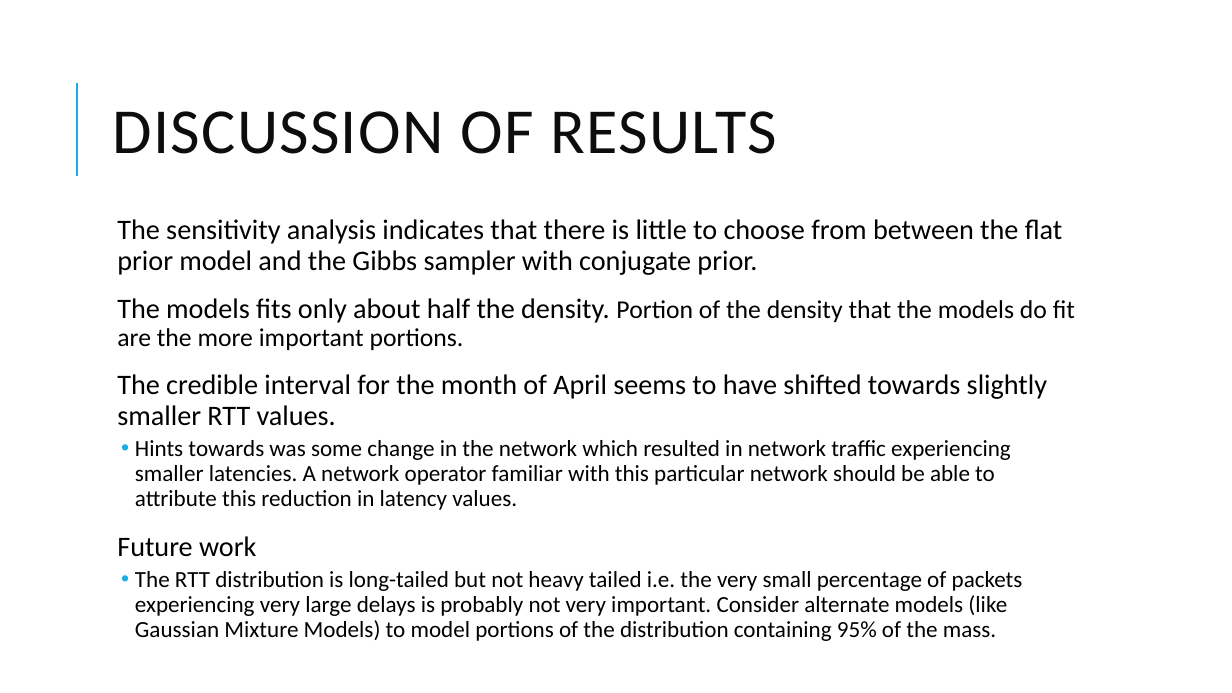
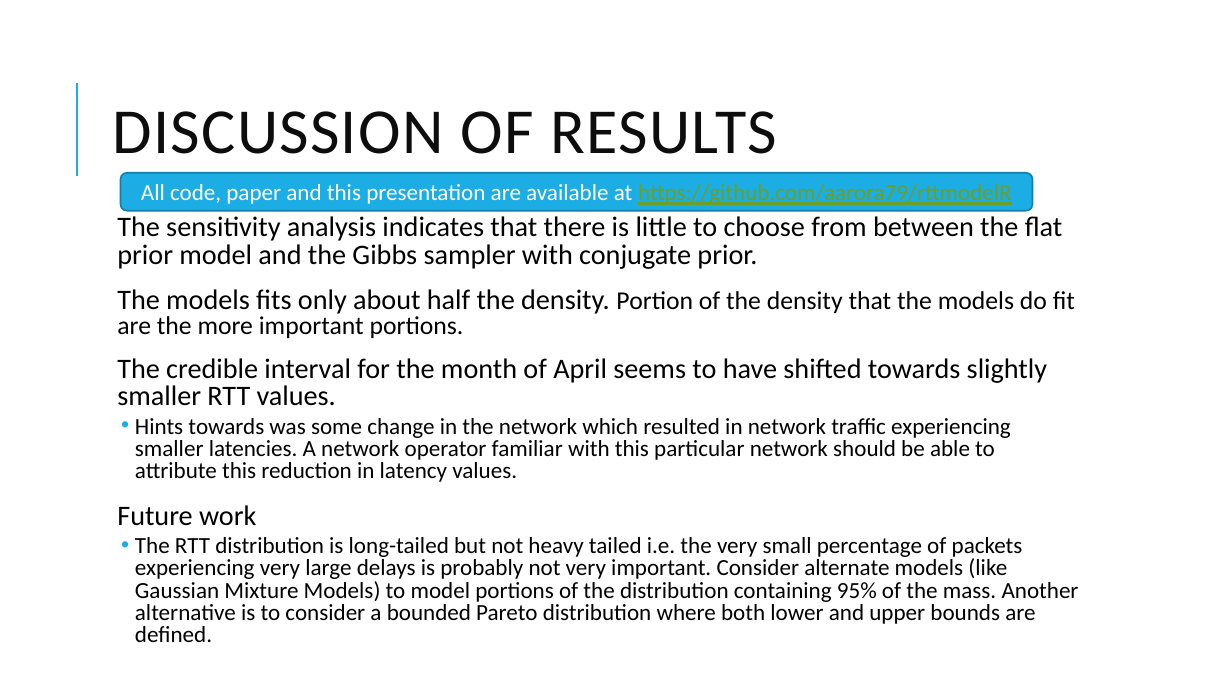
Before and after one commit to aarora79/rttmodelR, a slide deck: slide 11 of Modeling latency in a communication network.pptx. Drawn at 1232x693 pixels with LibreOffice and Linux fonts; fonts in the diff are those of the drawing. Boxes give left, top, right and bottom in pixels: in the first picture for what was removed or moved away, otherwise in the second. Text is boxed around its words. In the diff, an @@ line names an element or a change of style, - is before the commit and + after.

Commit message:
final version of the presentation (T-52 minutes).

```diff
--- a/Modeling latency in a communication network.pptx
+++ b/Modeling latency in a communication network.pptx
@@ rounded rectangle added at [120,173,1032,211], fill #1CADE4, outline #1580A9 1.25 pt, 18 pt, text #FFFFFF @@
+All code, paper and this presentation are available at https://github.com/aarora79/rttmodelR
@@ text at [117,216,1075,526]: line spacing 0.9 to 0.8 @@
@@ text at [135,537,1079,642]: text changed @@
-  • The RTT distribution is long-tailed but not heavy tailed i.e. the very small percentage of packets experiencing very large delays is probably not very important. Consider alternate models (like Gaussian Mixture Models) to model portions of the distribution containing 95% of the mass.
+  • The RTT distribution is long-tailed but not heavy tailed i.e. the very small percentage of packets experiencing very large delays is probably not very important. Consider alternate models (like Gaussian Mixture Models) to model portions of the distribution containing 95% of the mass. Another alternative is to consider a bounded Pareto distribution where both lower and upper bounds are defined.
```
